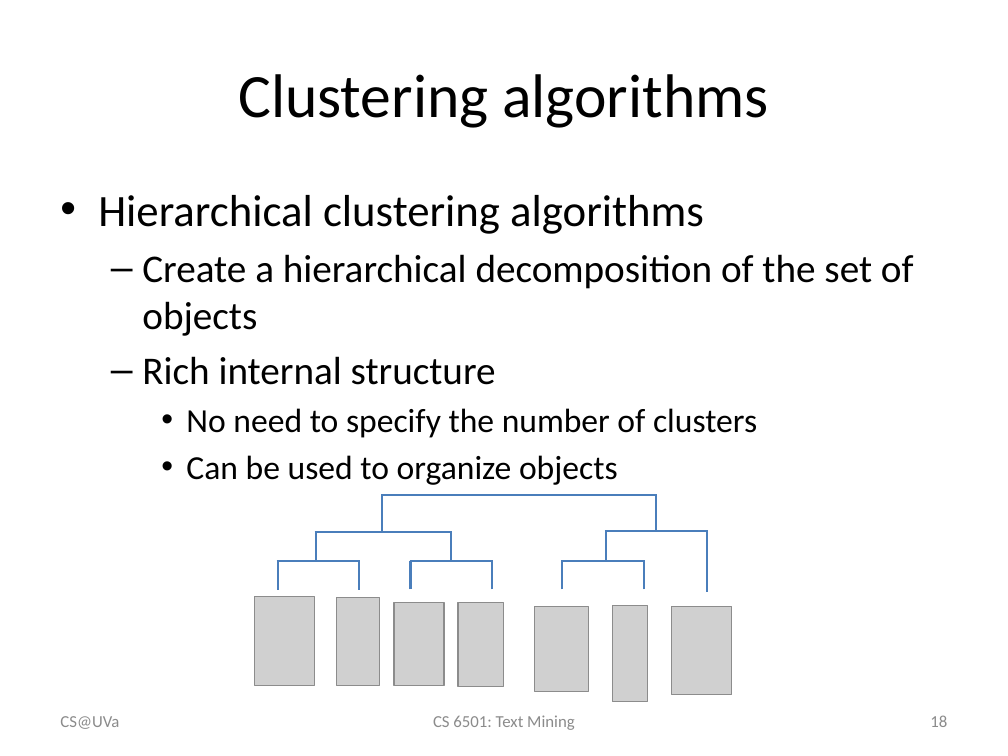
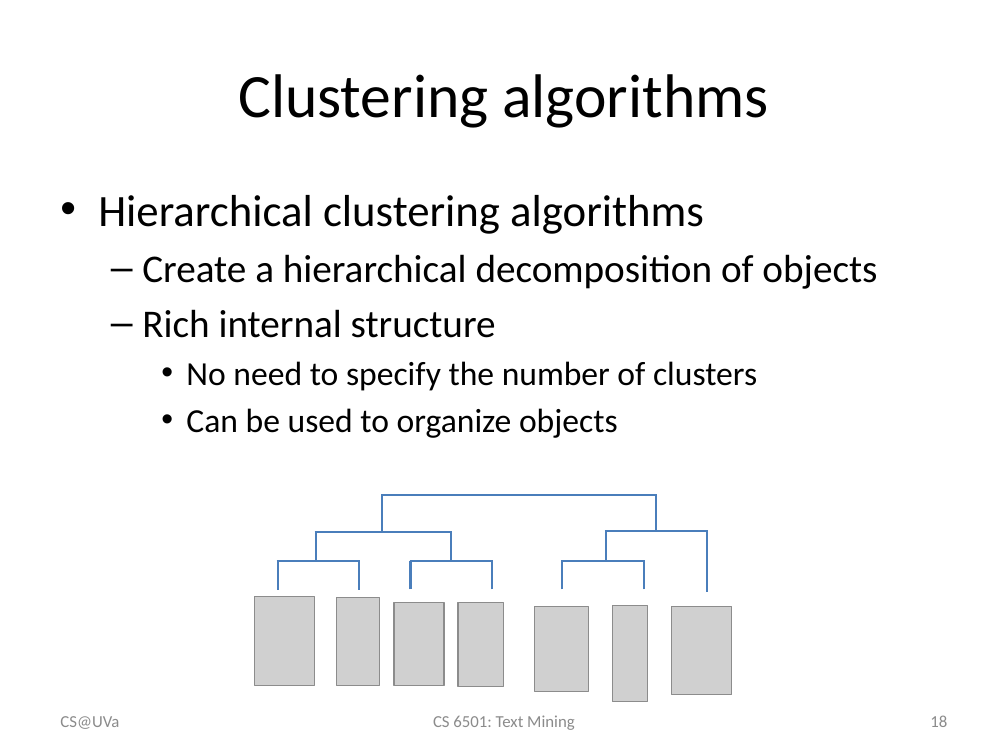
Before and after one commit to wang296/CS6501-Text-Mining, a slide deck: slide 18 of docs/TextClustering.pptx. Drawn at 1008x756 pixels with LibreOffice and Linux fonts; fonts in the diff are those of the drawing; grey boxes stand for pictures. Boxes give left, top, right and bottom in pixels: in the first picture for what was removed or moved away, otherwise in the second. Text is boxed around its words. In the diff, an @@ line names an element or a change of style, - is before the commit and + after.

```diff
--- a/docs/TextClustering.pptx
+++ b/docs/TextClustering.pptx
@@ text at box(142, 254, 877, 289): text changed @@
-  – Create a hierarchical decomposition of the set of objects
+  – Create a hierarchical decomposition of objects
```
Also in this commit, not shown: 7 other slides changed, 7 other files.
